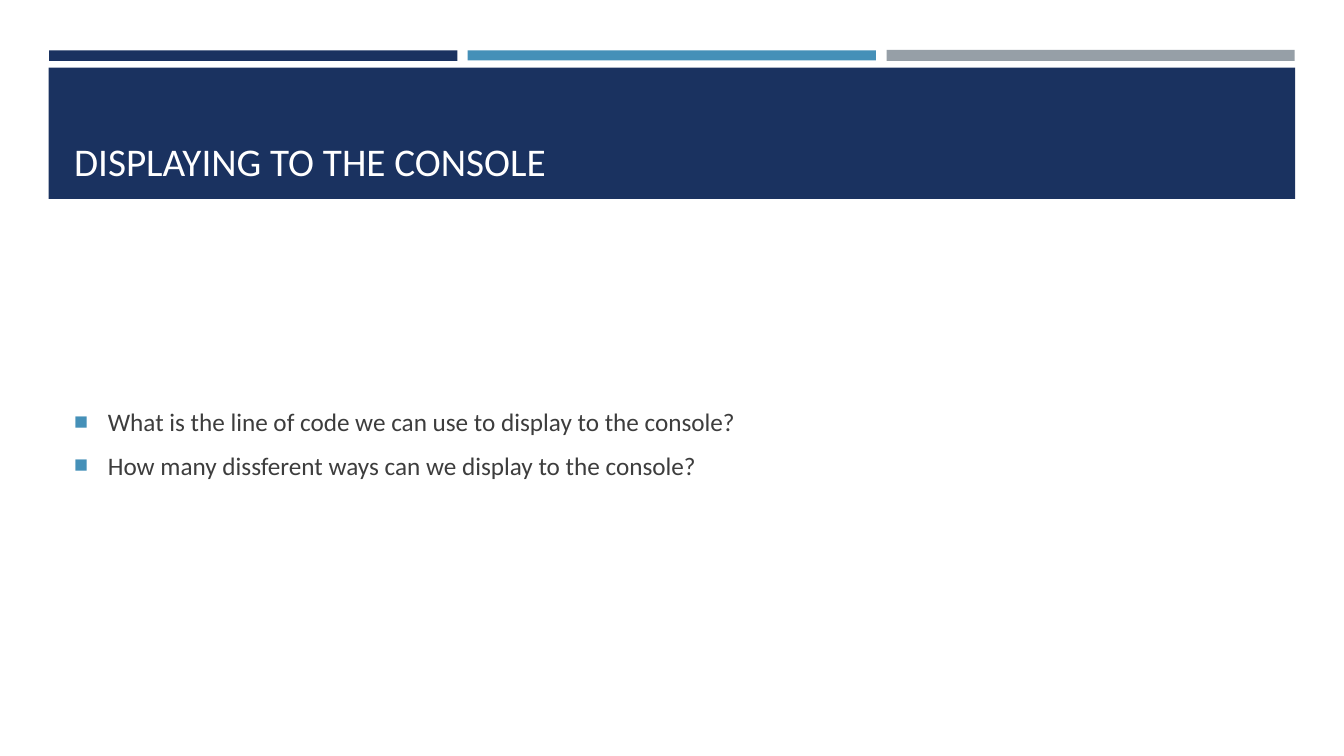
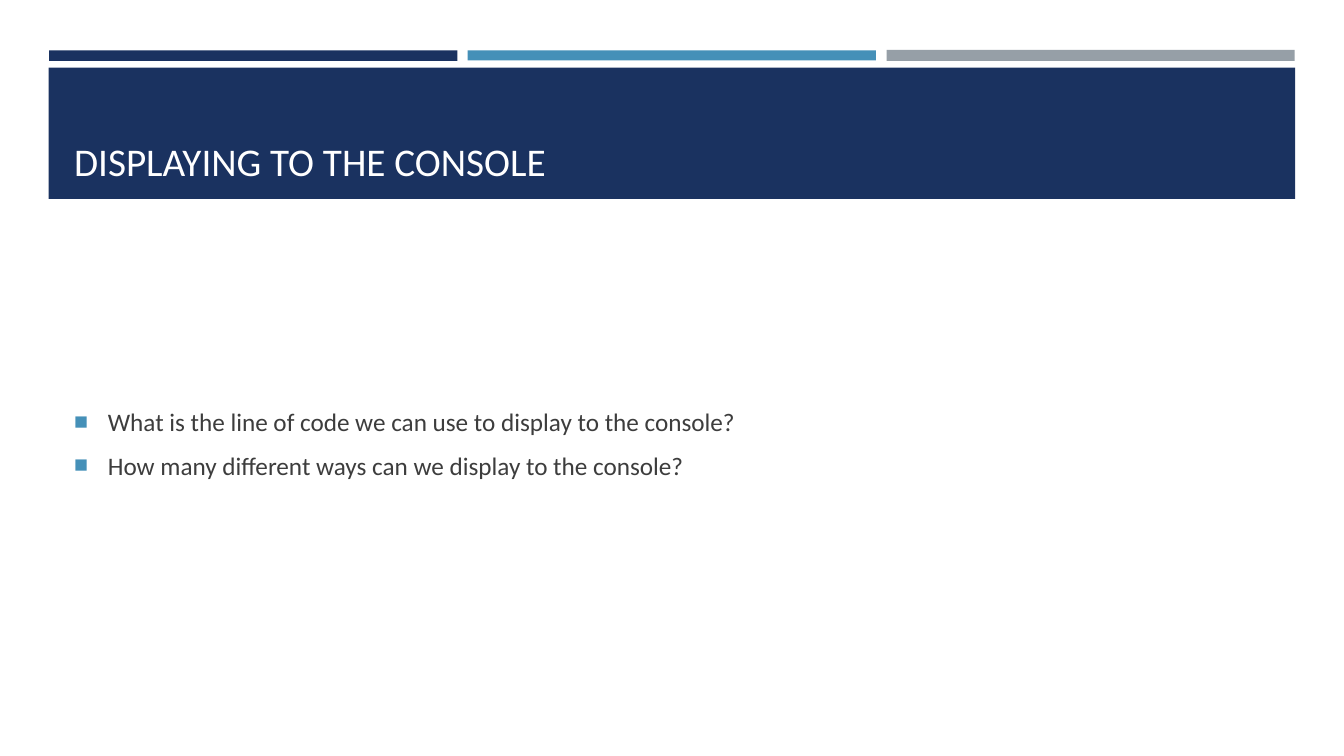
Before and after one commit to kevindeslauriers/ICS3U-2016, a slide deck: slide 15 of Unit One/src/com/bayviewglen/daytwo/Introduction to Java programming.pptx. Drawn at 1344x756 pixels with LibreOffice and Linux fonts; fonts in the diff are those of the drawing. Boxes give left, top, right and bottom in pixels: in the first picture for what was removed or moved away, otherwise in the second. Text is boxed around its words. In the diff, an @@ line names an element or a change of style, - is before the commit and + after.

Commit message:
Updated PP

```diff
--- a/Unit One/src/com/bayviewglen/daytwo/Introduction to Java programming.pptx
+++ b/Unit One/src/com/bayviewglen/daytwo/Introduction to Java programming.pptx
@@ text at (x1=108, y1=457, x2=683, y2=479): text changed @@
-■ How many dissferent ways can we display to the console?
+■ How many different ways can we display to the console?
```
Also in this commit, not shown: 1 other slide changed.
